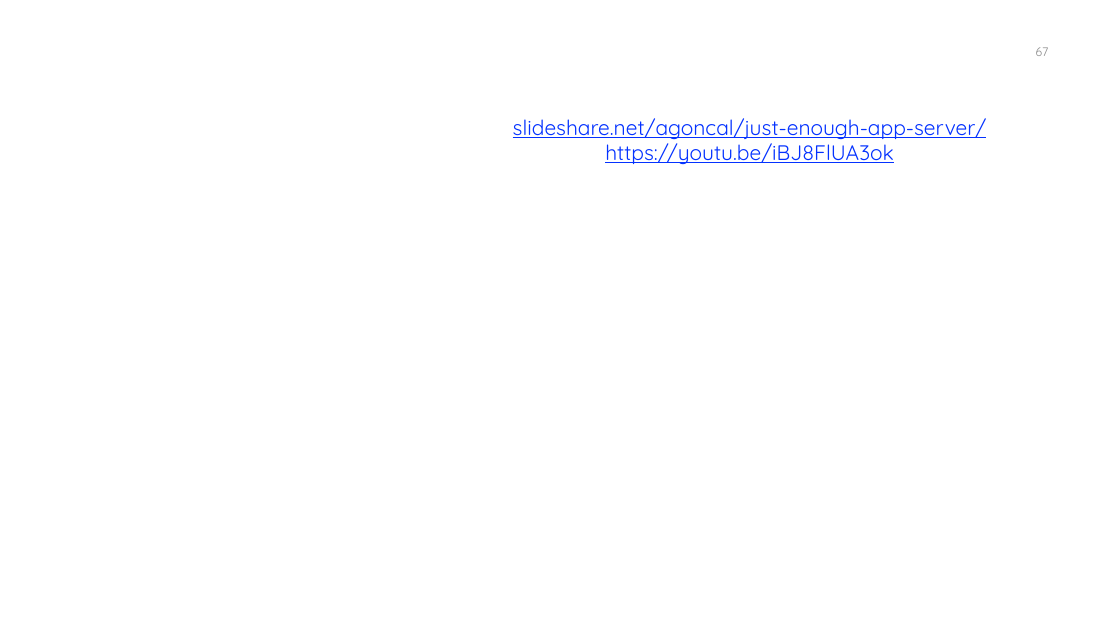
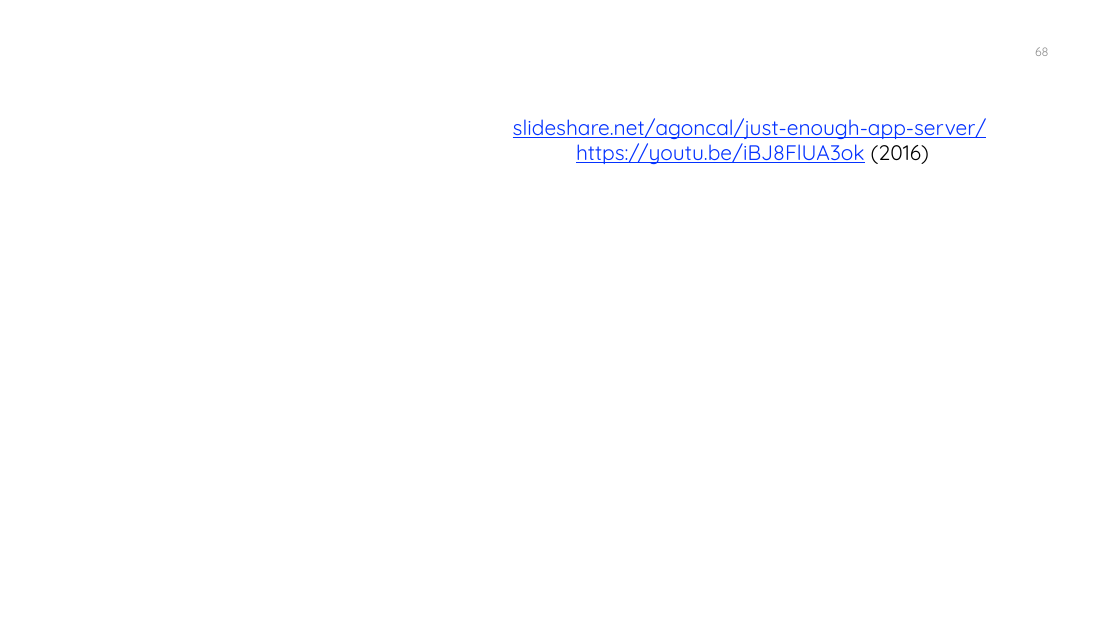
Before and after one commit to manoelcampos/sistemas-distribuidos, a slide deck: slide 68 of introducao-sd.pptx (slide 67 before the commit). Drawn at 1120x630 pixels with LibreOffice and Linux fonts; fonts in the diff are those of the drawing; background and template pictures are left out. Boxes give left, top, right and bottom in pixels: in the first picture for what was removed or moved away, otherwise in the second. Text is boxed around its words. In the diff, an @@ line names an element or a change of style, - is before the commit and + after.

```diff
--- a/introducao-sd.pptx
+++ b/introducao-sd.pptx
@@ page number at box(1035, 47, 1048, 56): text changed @@
-67
+68
@@ text at box(576, 139, 929, 165): text changed @@
-https://youtu.be/iBJ8FlUA3ok
+https://youtu.be/iBJ8FlUA3ok (2016)
```
Also in this commit, not shown: 8 other slides changed, 5 slides added, 1 slide removed, 3 other files.
